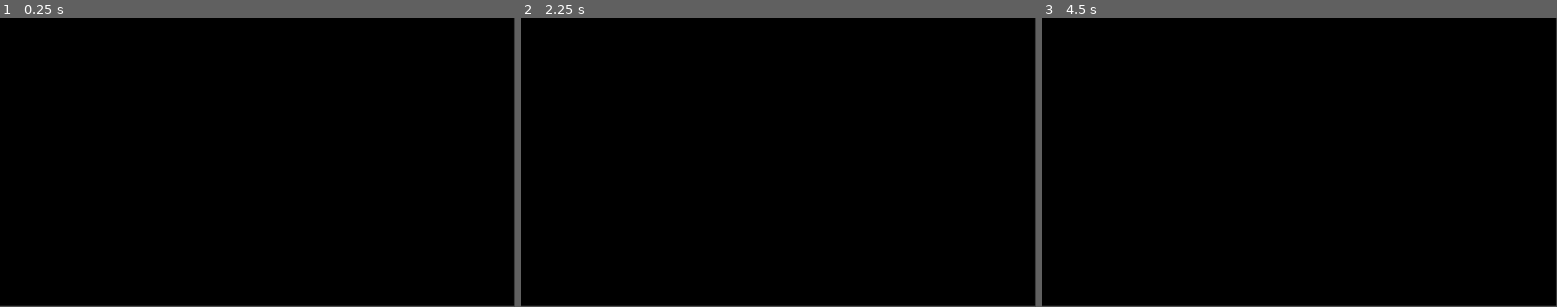
Above: before the commit, frames 1-3 (left to right).
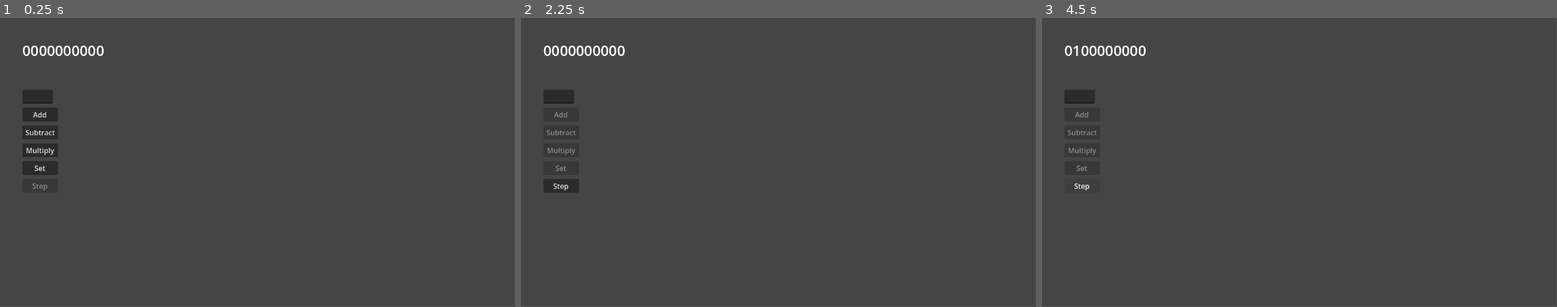
Above: after the commit, the same moments.

Repository: OL866/auto-abacus
Game: Godot game, scene res://UI.tscn
Same seed, same stepped clock (60 frames per second), same inputs: the game is played once before the commit and once after it.
Inputs (mouse positions are in pixels of both pictures, inside the frame that each line leads up to):
- Up to frame 1 (0.25 s): no input
- Up to frame 2 (2.25 s): click (562, 113) at 0.5 s, where only the run after the commit has a clickable "Add"; click (562, 185) at 1.25 s, where only the run after the commit has a clickable "Step"; click (562, 133) at 2 s, where only the run after the commit has a clickable "Subtract"
- Up to frame 3 (4.5 s): click (1083, 185) at 2.75 s, where only the run after the commit has a clickable "Step"; click (1083, 150) at 3.5 s, where only the run after the commit has a clickable "Multiply"; click (1083, 185) at 4.25 s, where only the run after the commit has a clickable "Step"

The runs differ from the first frame. In frame 1, 99% of the frame differs, in the area x 0-100%, y 0-100%; in frame 2, 99%; in frame 3, 99%.
Error after the commit: Invalid access of index '-1' on a base object of type: 'Array'. (res://controller.gd:88)

Commit message:
feat:simple ui and stepping

Diff:
--- a/UI.tscn
+++ b/UI.tscn
@@ -10,14 +10,79 @@
 grow_horizontal = 2
 grow_vertical = 2
 
-[node name="Controller" type="Control" parent="." unique_id=246988804]
+[node name="Controller" type="Control" parent="." unique_id=246988804 node_paths=PackedStringArray("displayText", "addBtn", "subBtn", "multBtn", "setBtn", "stepBtn", "entry")]
 anchors_preset = 0
-offset_right = 40.0
-offset_bottom = 40.0
+offset_left = 505.0
+offset_top = 294.0
+offset_right = 545.0
+offset_bottom = 334.0
 script = ExtResource("1_b3bc3")
+displayText = NodePath("../RichTextLabel")
+addBtn = NodePath("../Buttons/Button")
+subBtn = NodePath("../Buttons/Button2")
+multBtn = NodePath("../Buttons/Button3")
+setBtn = NodePath("../Buttons/Button4")
+stepBtn = NodePath("../Buttons/Button5")
+entry = NodePath("../Buttons/LineEdit")
 
 [node name="ColorRect" type="ColorRect" parent="." unique_id=1185028892]
 layout_mode = 0
 offset_right = 1150.0
 offset_bottom = 645.0
-color = Color(0, 0, 0, 1)
+color = Color(0.27022192, 0.27022192, 0.2702219, 1)
+
+[node name="RichTextLabel" type="RichTextLabel" parent="." unique_id=2126838888]
+layout_mode = 0
+offset_left = 50.0
+offset_top = 50.0
+offset_right = 450.0
+offset_bottom = 98.0
+theme_override_font_sizes/normal_font_size = 32
+
+[node name="Buttons" type="Control" parent="." unique_id=155562787]
+anchors_preset = 0
+offset_left = 50.0
+offset_top = 161.0
+offset_right = 90.0
+offset_bottom = 201.0
+
+[node name="Button" type="Button" parent="Buttons" unique_id=256559160]
+layout_mode = 0
+offset_top = 40.0
+offset_right = 80.0
+offset_bottom = 71.0
+text = "Add"
+
+[node name="Button2" type="Button" parent="Buttons" unique_id=1839253124]
+layout_mode = 0
+offset_top = 80.0
+offset_right = 80.0
+offset_bottom = 111.0
+text = "Subtract"
+
+[node name="Button3" type="Button" parent="Buttons" unique_id=1997284479]
+layout_mode = 0
+offset_top = 120.0
+offset_right = 80.0
+offset_bottom = 151.0
+text = "Multiply"
+
+[node name="Button4" type="Button" parent="Buttons" unique_id=693241347]
+layout_mode = 0
+offset_top = 160.0
+offset_right = 80.0
+offset_bottom = 191.0
+text = "Set"
+
+[node name="LineEdit" type="LineEdit" parent="Buttons" unique_id=1244690863]
+layout_mode = 0
+offset_right = 68.5
+offset_bottom = 31.0
+
+[node name="Button5" type="Button" parent="Buttons" unique_id=541431889]
+layout_mode = 0
+offset_top = 200.0
+offset_right = 80.0
+offset_bottom = 231.0
+disabled = true
+text = "Step"
--- a/controller.gd
+++ b/controller.gd
@@ -1,15 +1,61 @@
 extends Control
-var unit_rod = -1
-var abacus = [0,0,0,0,0,0,0,0,0,0]
-func set_val(v):
+var unitRod = -1
+var abacus = []
+var displayInstructions = []
+var insIdx = 0
+@export var displayText:RichTextLabel
+
+@export var addBtn:Button
+@export var subBtn:Button
+@export var multBtn:Button
+@export var setBtn:Button
+@export var stepBtn:Button
+
+@onready var operatorBtns = [addBtn,subBtn,multBtn,setBtn]
+@export var entry:LineEdit
+
+func _ready() -> void:
+	set_val(0)
+	displayText.set_text("".join(abacus))
+	addBtn.pressed.connect(operation.bind(add))
+	subBtn.pressed.connect(operation.bind(add,-1))
+	multBtn.pressed.connect(operation.bind(multiply))
+	setBtn.pressed.connect(set_val)
+	stepBtn.pressed.connect(step)
+
+func operation(o, neg=1):
+	var ins = o.call(int(entry.get_text())*neg)
+	if typeof(ins) == 4:
+		return
+	entry.clear()
+	for i in operatorBtns:
+		i.set_disabled(true)
+	stepBtn.set_disabled(false)
+	displayInstructions = ins
+
+func step():
+	if insIdx >= len(displayInstructions):
+		displayInstructions = []
+		insIdx = 0
+		for i in operatorBtns:
+			i.set_disabled(false)
+		stepBtn.set_disabled(true)
+		return
+	displayText.set_text("".join(displayInstructions[insIdx]))
+	insIdx+=1
+
+#basic setter
+func set_val(v=int(entry.get_text())):
+	entry.clear()
 	abacus = [0,0,0,0,0,0,0,0,0,0]
 	var digits = str(v).split("")
+	if len(digits) > len(abacus):
+		return
 	for i in range(len(digits)):
-		abacus[unit_rod-i] = int(digits[-1-i])
-func _ready() -> void:
-	set_val(99)
-	for i in multiply(99):
-		print(i)
+		abacus[unitRod-i] = int(digits[-1-i])
+	displayText.set_text("".join(abacus))
+
+#adding digits, called recursively for carrying
 func add_digit(aba,n,col) -> Array:
 	if n == 0:
 		return []
@@ -23,6 +69,8 @@
 		ins.append(array)
 		ins.append_array(add_digit(array,1 if n>0 else -1,col-1))
 	return ins
+
+#splits n into digits and calls add_digit with subtraction logic
 func add(n,update=true,target = abacus) -> Array:
 	var instructions = []
 	var negative = 1
@@ -35,10 +83,12 @@
 	var digits = str(n).split("")
 	for i in range(digits.size()):
 		target = target if instructions.is_empty() else instructions[-1]
-		instructions.append_array(add_digit(target,negative*int(digits[-1-i]),unit_rod-i))
+		instructions.append_array(add_digit(target,negative*int(digits[-1-i]),unitRod-i))
 	if update:
 		abacus = instructions[-1]
 	return instructions
+
+#Determines spacing then calls add multiple times per digit of n
 func multiply(n):
 	var digits = str(n-1).split("")
 	var instructions = []
